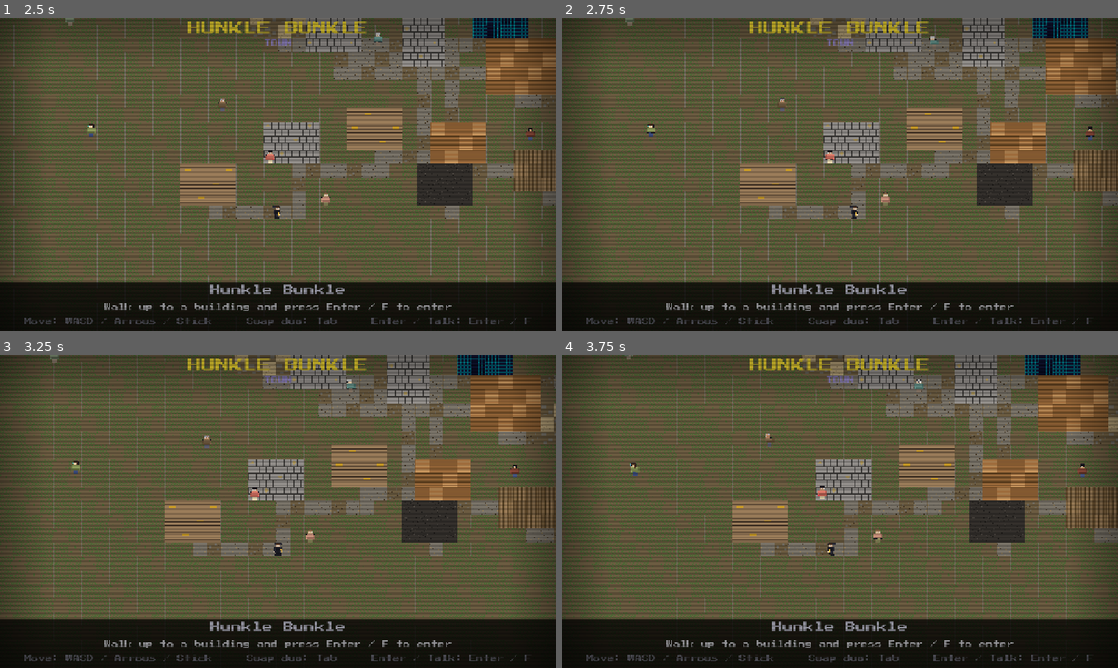
Above: before the commit, frames 1-4 (two rows, left to right).
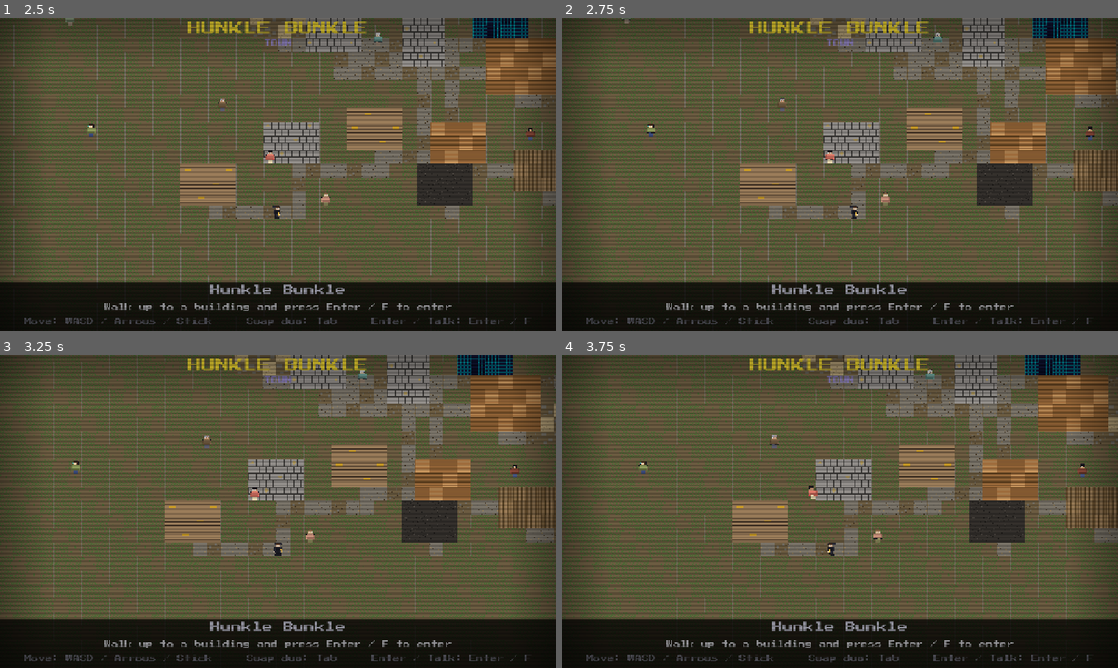
Above: after the commit, the same moments.

Repository: dougreichard/rpg_game
Game: Godot game, scene res://scenes/ui/TitleScreen.tscn
The game is run twice, just before and just after one commit, with the same random seed, the same clock (stepped at 60 frames per second) and the same inputs.
Inputs (mouse positions are in pixels of both pictures, inside the frame that each line leads up to):
- Up to frame 1 (2.5 s): tap Enter (ui_accept) at 0.5, 2 s; move the mouse to (400, 158) at 0.52 s; hold D (move_right) 0.53-1.25 s; hold Enter (ui_accept) 0.53-1.25 s; click (400, 158) at 0.67 s; drag from (166, 190) to (250, 237) at 1.27 s; move the mouse to (333, 105) at 2.02 s; hold D (move_right) from 2.03 s (still down); hold Enter (ui_accept) from 2.03 s (still down); tap B (bies_mode) at 2.1 s
- Up to frame 2 (2.75 s): keep holding D (move_right); keep holding Enter (ui_accept)
- Up to frame 3 (3.25 s): release D (move_right) at 2.75 s; release Enter (ui_accept) at 2.75 s; drag from (250, 574) to (111, 464) at 2.77 s
- Up to frame 4 (3.75 s): tap Enter (ui_accept) at 3.5 s; move the mouse to (1006, 558) at 3.52 s; hold A (move_left) from 3.53 s (still down); hold Enter (ui_accept) from 3.53 s (still down); tap G (special) at 3.6 s

Frame 1 is identical in both runs. In frame 2, less than 0.1% of the frame differs, in the area x 10-69%, y 0-9%; in frame 3, 0.1%; in frame 4, 0.3%, in the area x 11-67%, y 0-46%.

Commit message:
Add BubbleCoordinator; only one town NPC speaks at a time
Extracts ambient bubble scheduling into a reusable BubbleCoordinatorScript
(scripts/systems/bubble_coordinator.gd). A single coordinator node owns the
shared timer (8-16s), picks a random NPC each tick (never the same one twice
in a row), and invokes its fire_bubble() callable. town_npc no longer runs its
own per-instance timer. Any level with multiple bubble-capable NPCs can
instantiate the same coordinator and register lambdas.

Co-Authored-By: Claude Sonnet 4.6 <noreply@anthropic.com>

Diff:
--- a/scripts/overworld/overworld_map.gd
+++ b/scripts/overworld/overworld_map.gd
@@ -47,6 +47,7 @@
 
 const PlayerScript: Script = preload("res://scripts/overworld/overworld_player.gd")
 const NpcScript: Script = preload("res://scripts/overworld/town_npc.gd")
+const BubbleCoordinatorScript: Script = preload("res://scripts/systems/bubble_coordinator.gd")
 const DialogBoxScript: Script = preload("res://scripts/ui/dialog_box.gd")
 const PauseMenuScript: Script = preload("res://scripts/ui/pause_menu.gd")
 const AchievementsOverlayScript: Script = preload("res://scripts/ui/achievements_overlay.gd")
@@ -380,6 +381,9 @@
 # its own `color` (set via setup()) so _talk_to_npc() never needs to index
 # back into the data arrays by position.
 func _spawn_npcs() -> void:
+	var bubble_coord = BubbleCoordinatorScript.new()
+	bubble_coord.set_pause_check(func() -> bool: return GameManager.is_paused())
+	add_child(bubble_coord)
 	for data: Dictionary in QuestData.NPC_DATA + QuestData.NPC_DATA_2:
 		var req: Dictionary = data.get("requires_flag", {})
 		if not req.is_empty() and not GameManager.get_level_flag(req["location"], req["flag"], false):
@@ -397,6 +401,7 @@
 		var bubble_txt: Dictionary = NPC_BUBBLE_TEXT.get(data["quest_id"], {})
 		if not bubble_txt.is_empty():
 			npc.setup_bubble(bubble_txt["pre"], bubble_txt["post"])
+			bubble_coord.register(npc.fire_bubble)
 		_npcs.append(npc)
 
 func _build_ui() -> void:
--- a/scripts/overworld/town_npc.gd
+++ b/scripts/overworld/town_npc.gd
@@ -12,8 +12,6 @@
 
 const SpeechBubbleScript: Script = preload("res://scripts/systems/speech_bubble.gd")
 const TOWN_ID: String = "town"
-const BUBBLE_INTERVAL_MIN: float = 8.0
-const BUBBLE_INTERVAL_MAX: float = 16.0
 const BUBBLE_DURATION: float = 3.5
 const BUBBLE_OFFSET := Vector2(0.0, -52.0)
 
@@ -28,7 +26,6 @@
 var _bubble        = null  # SpeechBubbleScript instance — null until setup_bubble() called
 var _bubble_pre:  String = ""
 var _bubble_post: String = ""
-var _bubble_timer: float = 0.0
 
 
 # `name`/`quest` identify this townsfolk for overworld_map.gd's dialog/quest
@@ -56,7 +53,16 @@
 	_bubble = SpeechBubbleScript.new()
 	_bubble.position = BUBBLE_OFFSET
 	add_child(_bubble)
-	_bubble_timer = _rng.randf_range(BUBBLE_INTERVAL_MIN, BUBBLE_INTERVAL_MAX)
+
+# Called by BubbleCoordinator — reads current quest state and shows the
+# appropriate line. No-op if this NPC has no bubble configured.
+func fire_bubble() -> void:
+	if _bubble == null:
+		return
+	var state: String = GameManager.get_level_flag(TOWN_ID, "quest_" + quest_id, "not_started")
+	var txt: String = _bubble_post if state == "complete" else _bubble_pre
+	if txt != "":
+		_bubble.show_text(txt, BUBBLE_DURATION)
 
 func _pick_new_target() -> void:
 	var angle: float = _rng.randf_range(0.0, TAU)
@@ -65,15 +71,6 @@
 
 
 func _process(delta: float) -> void:
-	if _bubble != null and not GameManager.is_paused():
-		_bubble_timer -= delta
-		if _bubble_timer <= 0.0:
-			_bubble_timer = _rng.randf_range(BUBBLE_INTERVAL_MIN, BUBBLE_INTERVAL_MAX)
-			var state: String = GameManager.get_level_flag(TOWN_ID, "quest_" + quest_id, "not_started")
-			var txt: String = _bubble_post if state == "complete" else _bubble_pre
-			if txt != "":
-				_bubble.show_text(txt, BUBBLE_DURATION)
-
 	if _pause_timer > 0.0:
 		_pause_timer -= delta
 		return
--- /dev/null
+++ b/scripts/systems/bubble_coordinator.gd
@@ -0,0 +1,46 @@
+extends Node
+
+# Drives ambient speech bubbles for a group of NPCs so only one speaks at a
+# time. Callers register a Callable per NPC; the coordinator picks one at
+# random (never the same NPC twice in a row) and invokes it on a shared timer.
+# No class_name — use preload() + untyped var (see CLAUDE.md conventions).
+
+const FIRE_INTERVAL_MIN: float = 8.0
+const FIRE_INTERVAL_MAX: float = 16.0
+
+var _entries: Array = []    # Array[Callable] — each fires one NPC's bubble
+var _timer: float = 0.0
+var _last_index: int = -1
+var _pause_check: Callable = func() -> bool: return false
+
+func _ready() -> void:
+	_timer = randf_range(FIRE_INTERVAL_MIN, FIRE_INTERVAL_MAX)
+
+# fire must be a Callable that shows the bubble and returns nothing.
+func register(fire: Callable) -> void:
+	_entries.append(fire)
+
+# check must be a Callable() -> bool; when it returns true the coordinator
+# skips firing but keeps the timer running so the gap stays natural.
+func set_pause_check(check: Callable) -> void:
+	_pause_check = check
+
+func _process(delta: float) -> void:
+	if _entries.is_empty():
+		return
+	_timer -= delta
+	if _timer <= 0.0:
+		_timer = randf_range(FIRE_INTERVAL_MIN, FIRE_INTERVAL_MAX)
+		if not _pause_check.call():
+			_pick_and_fire()
+
+func _pick_and_fire() -> void:
+	var count: int = _entries.size()
+	var idx: int = _last_index
+	if count > 1:
+		while idx == _last_index:
+			idx = randi() % count
+	else:
+		idx = 0
+	_last_index = idx
+	_entries[idx].call()
